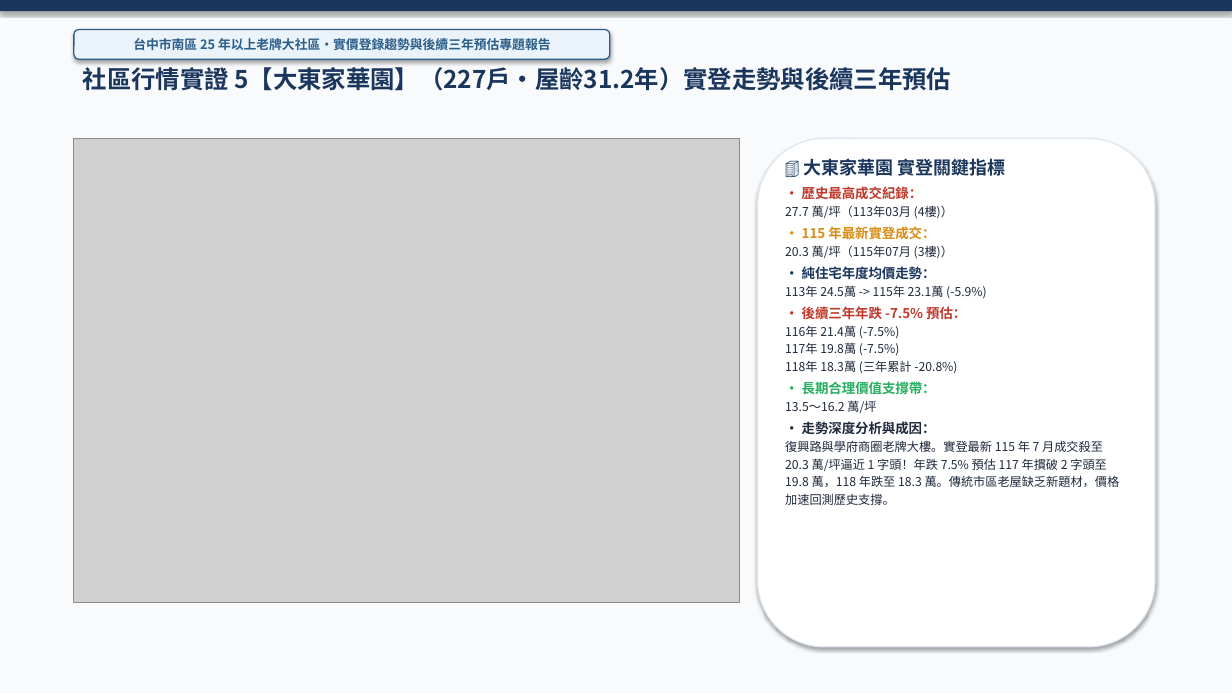
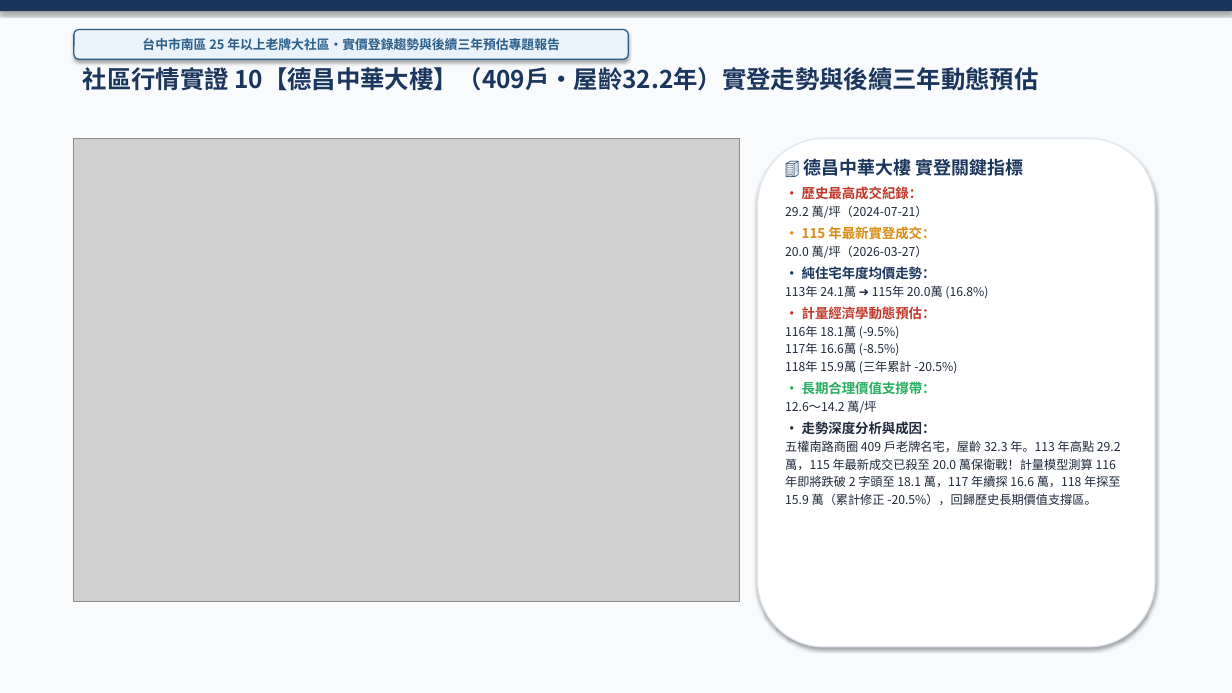
Before and after one commit to derekhcw168/taichung-house-hunting, a slide deck: slide 20 of 長億南園8樓/台中市南區老牌大型社區實價登錄趨勢與後續三年下跌預估分析.pptx (slide 15 before the commit). Drawn at 1232x693 pixels with LibreOffice and Linux fonts; fonts in the diff are those of the drawing; grey boxes stand for pictures. Boxes give left, top, right and bottom in pixels: in the first picture for what was removed or moved away, otherwise in the second. Text is boxed around its words. In the diff, an @@ line names an element or a change of style, - is before the commit and + after.

```diff
--- a/長億南園8樓/台中市南區老牌大型社區實價登錄趨勢與後續三年下跌預估分析.pptx
+++ b/長億南園8樓/台中市南區老牌大型社區實價登錄趨勢與後續三年下跌預估分析.pptx
@@ rounded rectangle "台中市南區 25 年以上老牌大社區・實價登錄趨勢與後續三年預估專題報告": place and size @@
-rounded rectangle "台中市南區 25 年以上老牌大社區・實價登錄趨勢與後續三年預估專題報告" at (74, 30, 610, 59)
+rounded rectangle "台中市南區 25 年以上老牌大社區・實價登錄趨勢與後續三年預估專題報告" at (74, 30, 628, 59)
@@ text at (83, 67, 1038, 91): text changed @@
-社區行情實證 5【大東家華園】（227戶・屋齡31.2年）實登走勢與後續三年預估
+社區行情實證 10【德昌中華大樓】（409戶・屋齡32.2年）實登走勢與後續三年動態預估
@@ text at (803, 156, 1024, 180): text changed @@
-🏢 大東家華園 實登關鍵指標
+🏢 德昌中華大樓 實登關鍵指標
@@ text at (785, 205, 928, 218): text changed @@
-27.7 萬/坪（113年03月 (4樓)）
+29.2 萬/坪（2024-07-21）
@@ text at (785, 245, 928, 258): text changed @@
-20.3 萬/坪（115年07月 (3樓)）
+20.0 萬/坪（2026-03-27）
@@ text at (785, 285, 988, 373): text changed @@
-113年 24.5萬 -> 115年 23.1萬 (-5.9%)
-• 後續三年年跌 -7.5% 預估：
-116年 21.4萬 (-7.5%)
-117年 19.8萬 (-7.5%)
-118年 18.3萬 (三年累計 -20.8%)
+113年 24.1萬 ➜ 115年 20.0萬 (16.8%)
+• 計量經濟學動態預估：
+116年 18.1萬 (-9.5%)
+117年 16.6萬 (-8.5%)
+118年 15.9萬 (三年累計 -20.5%)
@@ text at (785, 400, 876, 413): text changed @@
-13.5～16.2 萬/坪
+12.6～14.2 萬/坪
@@ text at (785, 440, 1121, 505): text changed @@
-復興路與學府商圈老牌大樓。實登最新 115 年 7 月成交殺至 20.3 萬/坪逼近 1 字頭！年跌 7.5% 預估 117 年摜破 2 字頭至 19.8 萬，118 年跌至 18.3 萬。傳統市區老屋缺乏新題材，價格加速回測歷史支撐。
+五權南路商圈 409 戶老牌名宅，屋齡 32.3 年。113 年高點 29.2 萬，115 年最新成交已殺至 20.0 萬保衛戰！計量模型測算 116 年即將跌破 2 字頭至 18.1 萬，117 年續探 16.6 萬，118 年探至 15.9 萬（累計修正 -20.5%），回歸歷史長期價值支撐區。
```
Also in this commit, not shown: 20 other slides changed, 3 other files.
